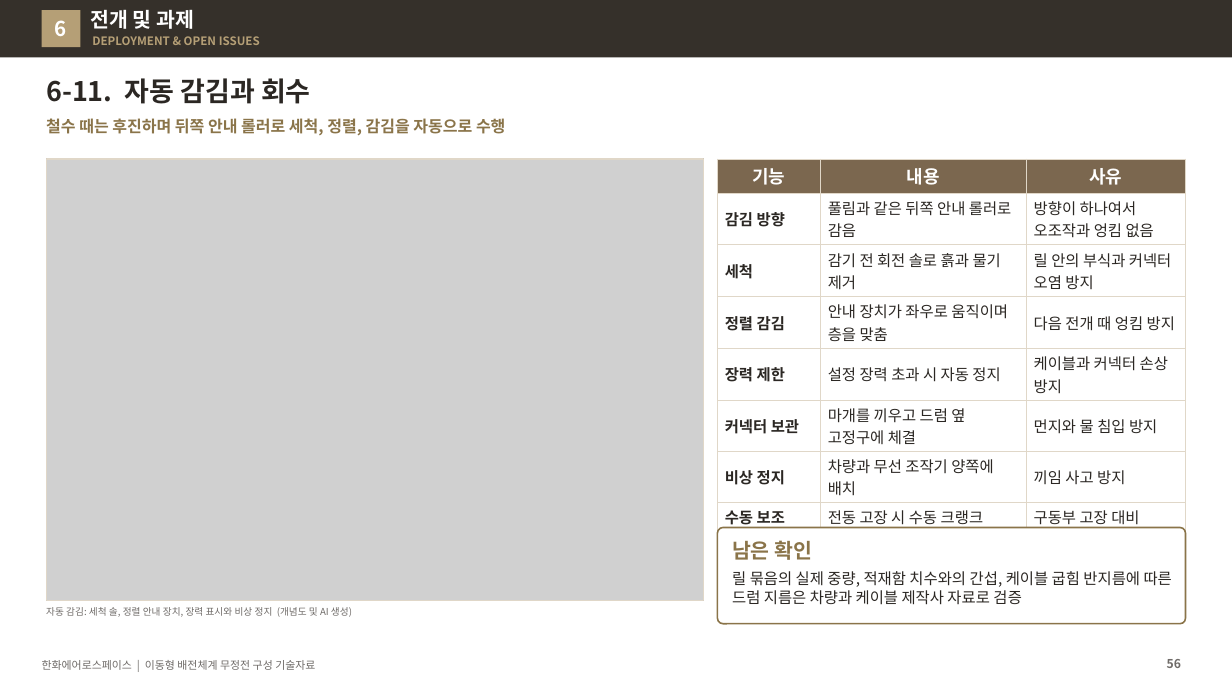
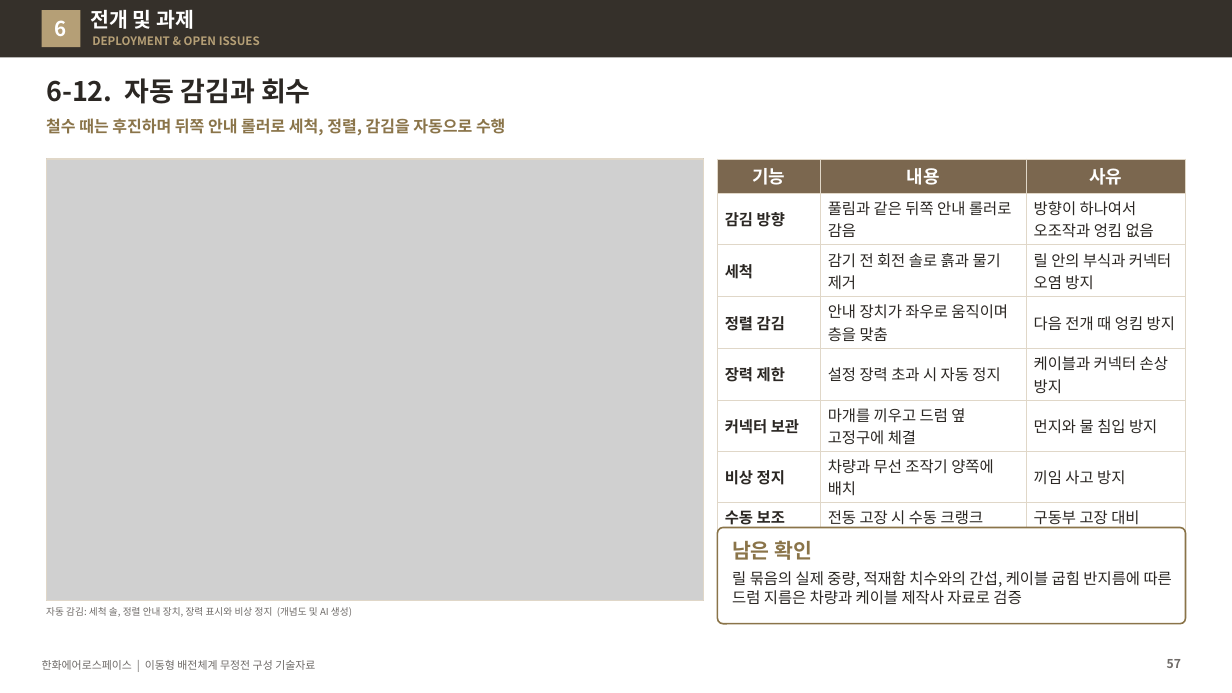
Before and after one commit to byunjd112-hue/headroom, a slide deck: slide 57 of mobile_ems/docs/out/IFPS_이동형배전체계_무정전구성_기술자료_Rev72.pptx (slide 56 before the commit). Drawn at 1232x693 pixels with LibreOffice and Linux fonts; fonts in the diff are those of the drawing; grey boxes stand for pictures. Boxes give left, top, right and bottom in pixels: in the first picture for what was removed or moved away, otherwise in the second. Text is boxed around its words. In the diff, an @@ line names an element or a change of style, - is before the commit and + after.

```diff
--- a/mobile_ems/docs/out/IFPS_이동형배전체계_무정전구성_기술자료_Rev72.pptx
+++ b/mobile_ems/docs/out/IFPS_이동형배전체계_무정전구성_기술자료_Rev72.pptx
@@ title at box(46, 78, 311, 104): text changed @@
-6-11. 자동 감김과 회수
+6-12. 자동 감김과 회수
@@ page number at box(1167, 659, 1181, 668): text changed @@
-56
+57
```
Also in this commit, not shown: 5 other slides changed, 1 slide added, 2 other files.
